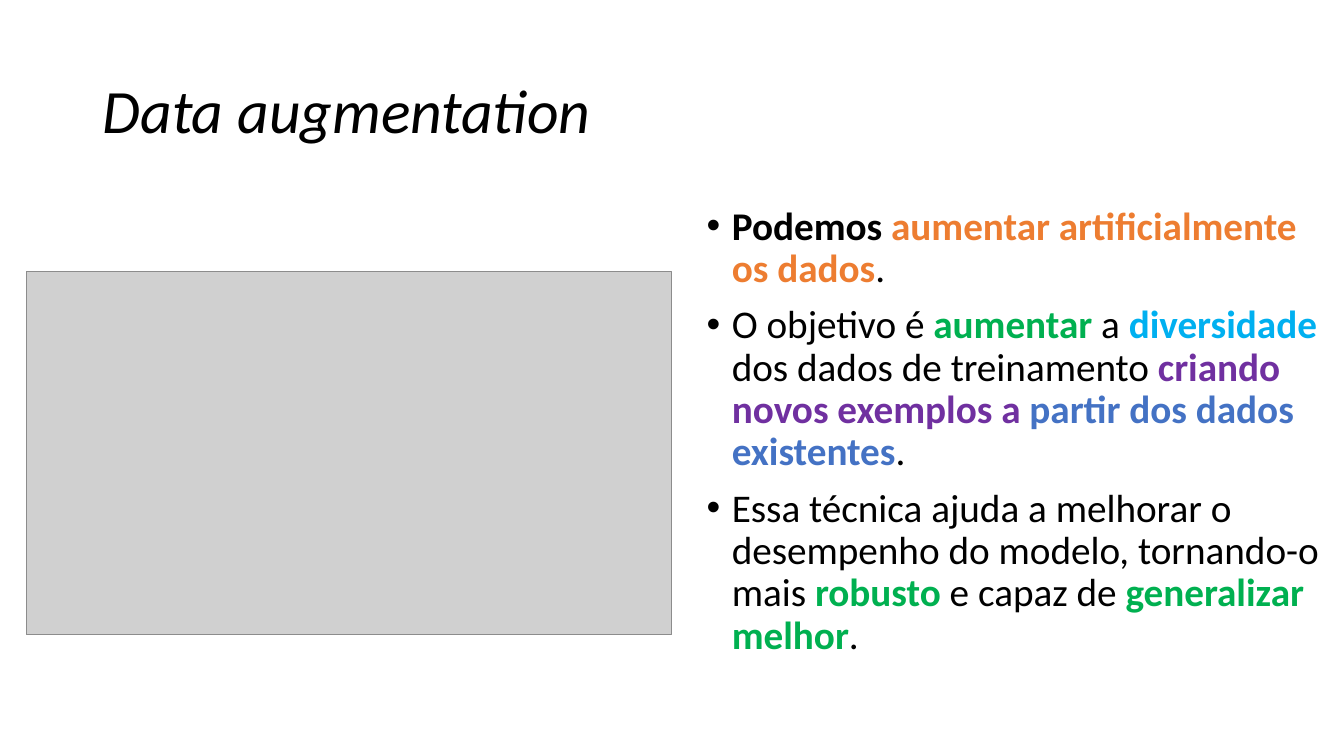
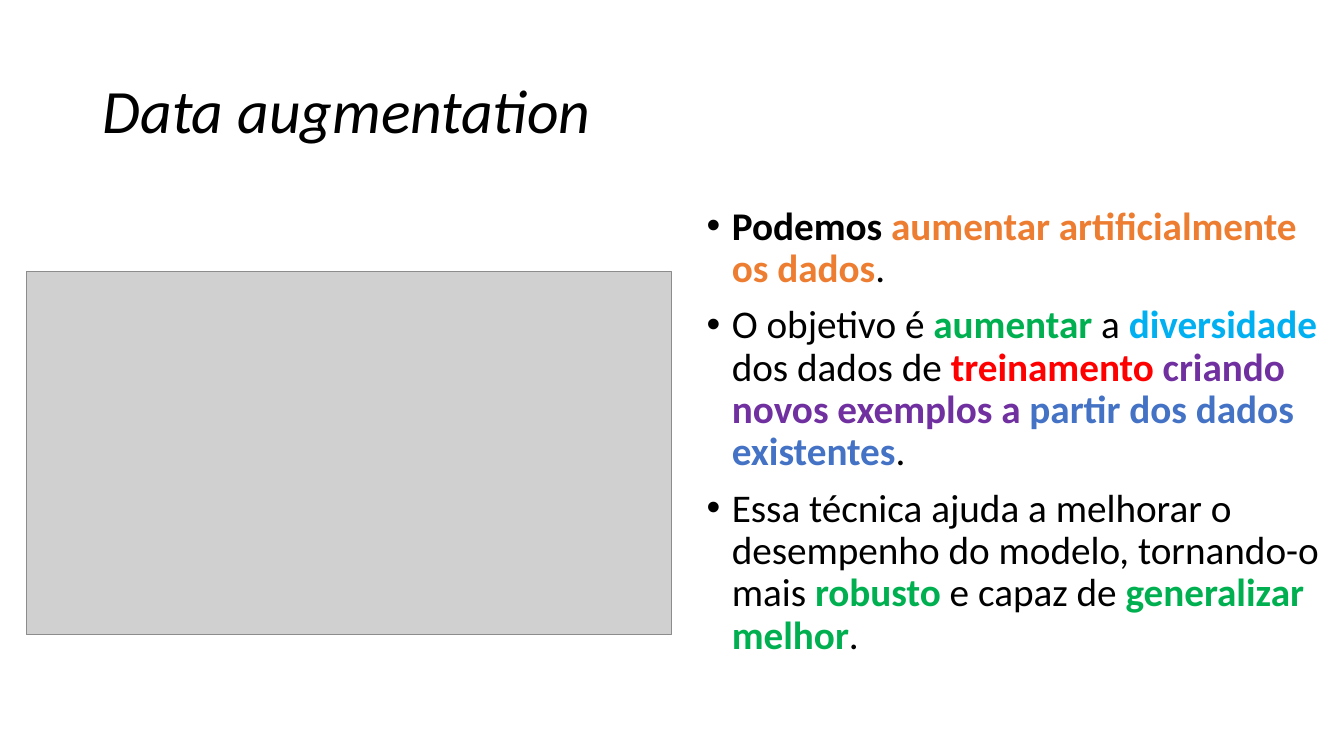
Before and after one commit to zz4fap/c24_inteligencia_artificial, a slide deck: slide 71 of slides/C24_CNN.pptx (slide 70 before the commit). Drawn at 1344x756 pixels with LibreOffice and Linux fonts; fonts in the diff are those of the drawing; grey boxes stand for pictures. Boxes give left, top, right and bottom in pixels: in the first picture for what was removed or moved away, otherwise in the second. Text is boxed around its words. In the diff, an @@ line names an element or a change of style, - is before the commit and + after.

```diff
--- a/slides/C24_CNN.pptx
+++ b/slides/C24_CNN.pptx
@@ text at <box>732,310,1317,466</box>: text colour #000000 to #FF0000, bold on in "treinamento" @@
```
Also in this commit, not shown: 14 other slides changed, 3 slides added, 1 slide removed.
